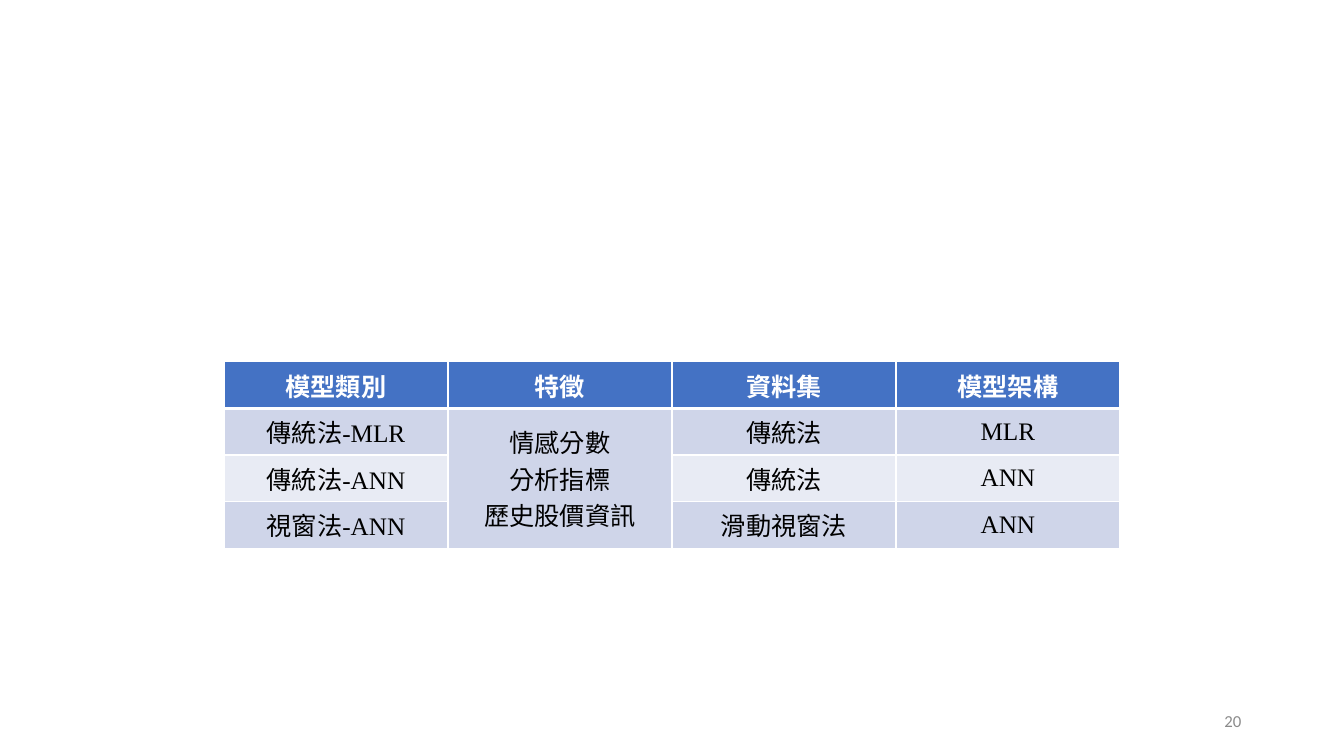
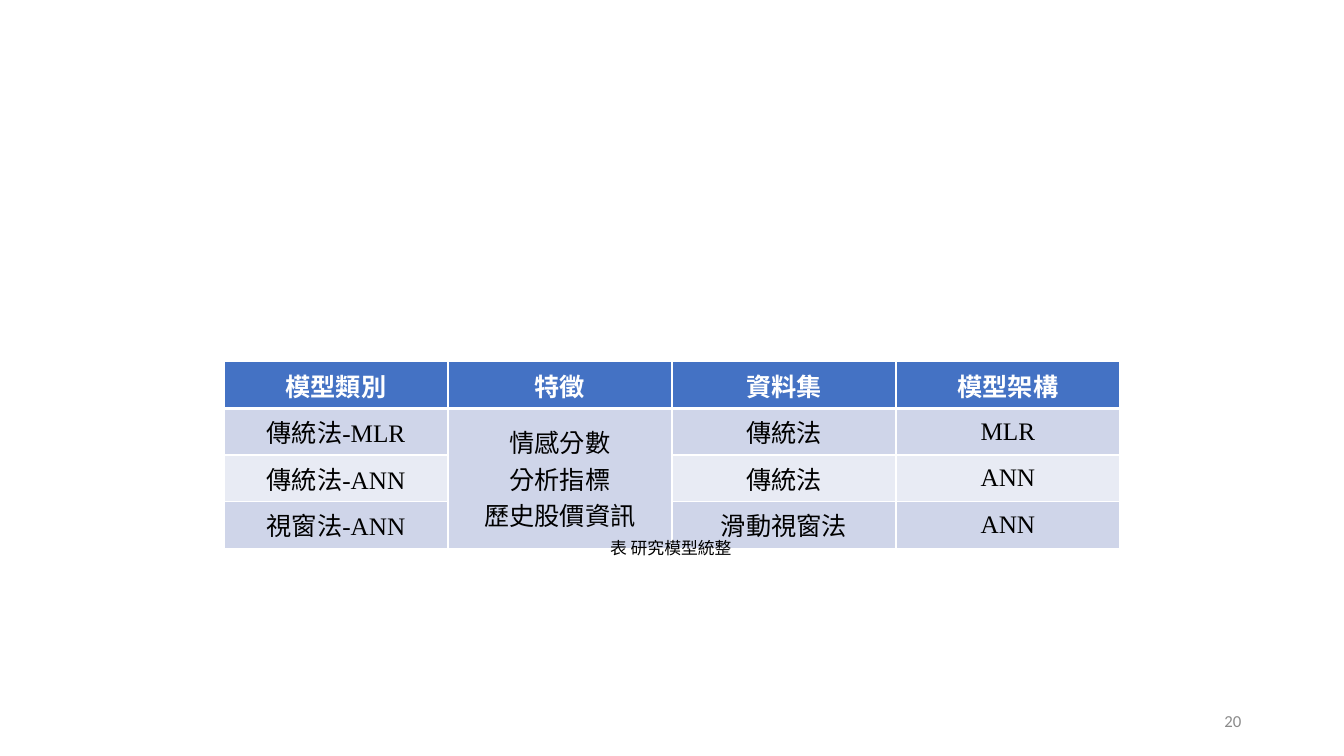
Before and after one commit to Skya-neko/StockPrediction, a slide deck: slide 20 of document/基於財經字典與分析指標的神經網路預測股價趨勢.pptx. Drawn at 1344x756 pixels with LibreOffice and Linux fonts; fonts in the diff are those of the drawing; background and template pictures are left out. Boxes give left, top, right and bottom in pixels: in the first picture for what was removed or moved away, otherwise in the second. Text is boxed around its words. In the diff, an @@ line names an element or a change of style, - is before the commit and + after.

```diff
--- a/document/基於財經字典與分析指標的神經網路預測股價趨勢.pptx
+++ b/document/基於財經字典與分析指標的神經網路預測股價趨勢.pptx
@@ text added at bbox=[610, 537, 732, 559], 12 pt, text #000000 @@
+表 研究模型統整
```
Also in this commit, not shown: 4 other slides changed, 2 slides added, 6 other files.
